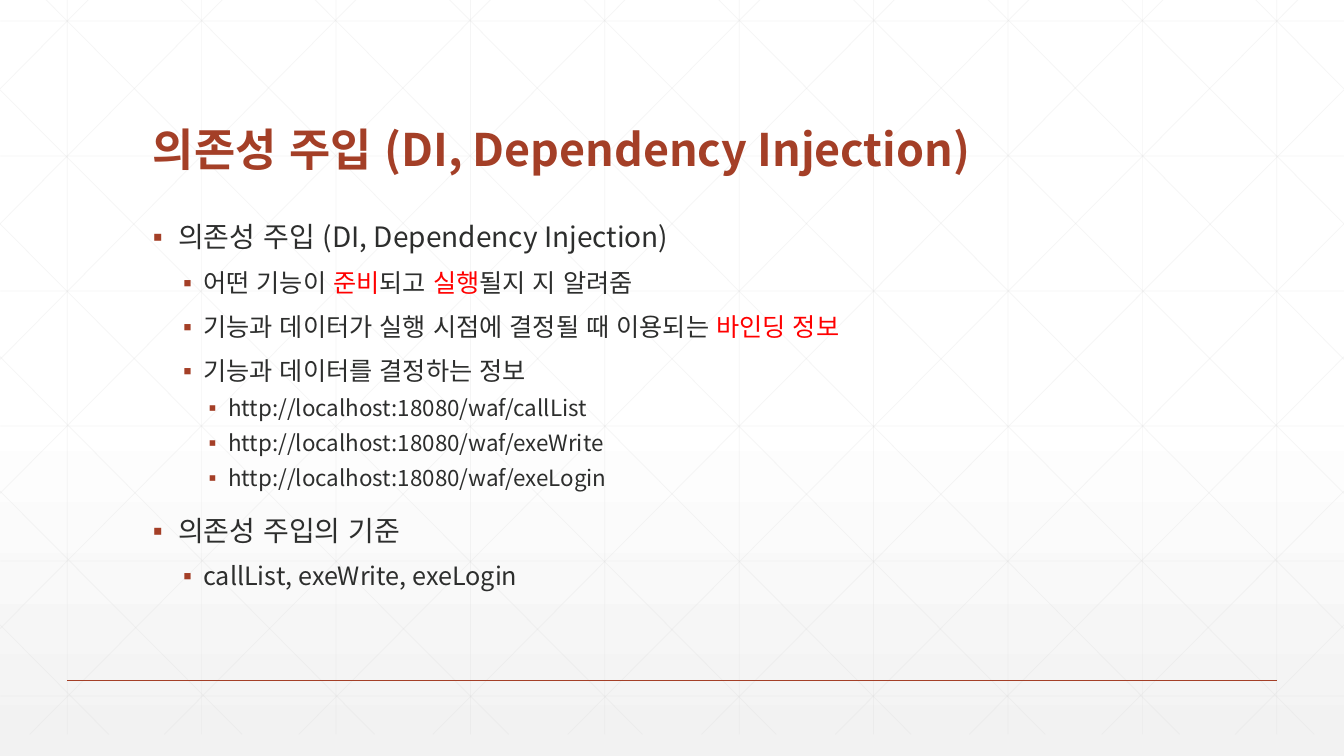
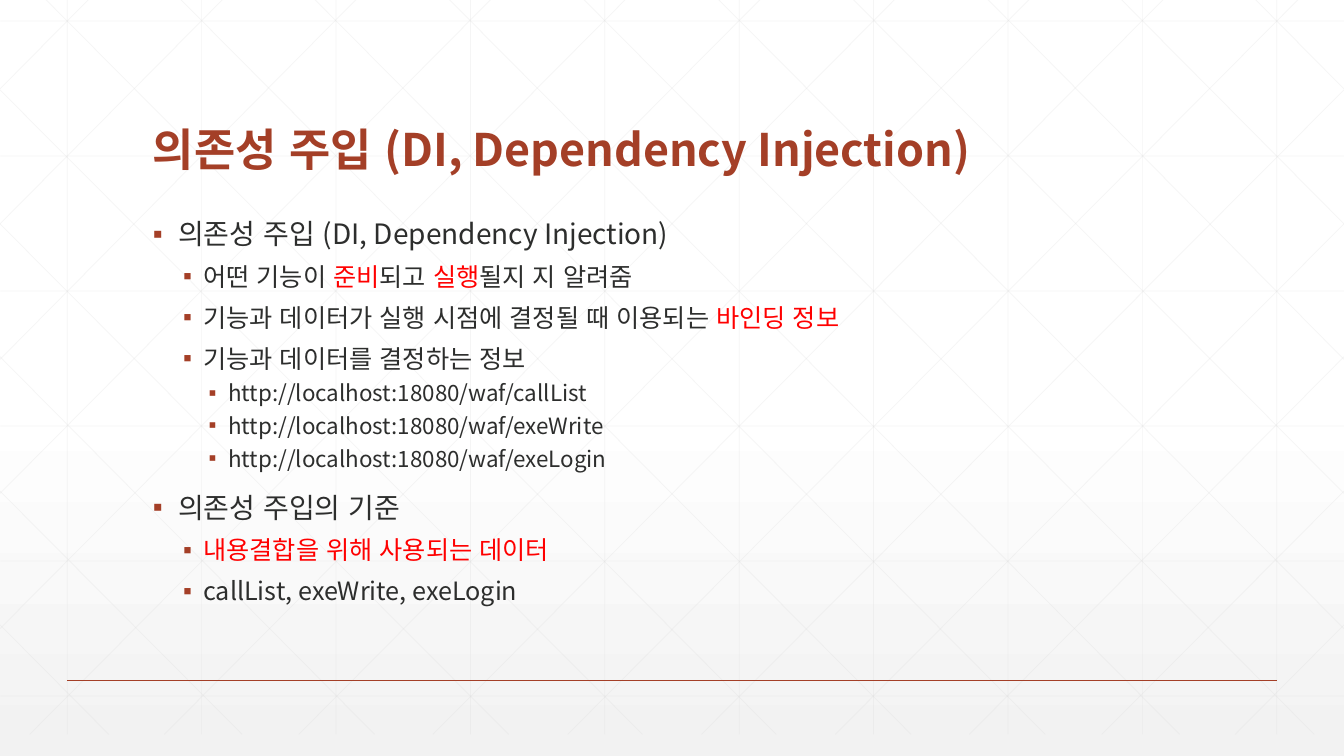
Before and after one commit to zeroshift01/code5, a slide deck: slide 5 of inflearn04/doc/4.서비스 로직을 재사용할 수 있는 IoC 와 DI 를 구현합니다.pptx. Drawn at 1344x756 pixels with LibreOffice and Linux fonts; fonts in the diff are those of the drawing. Boxes give left, top, right and bottom in pixels: in the first picture for what was removed or moved away, otherwise in the second. Text is boxed around its words. In the diff, an @@ line names an element or a change of style, - is before the commit and + after.

```diff
--- a/inflearn04/doc/4.서비스 로직을 재사용할 수 있는 IoC 와 DI 를 구현합니다.pptx
+++ b/inflearn04/doc/4.서비스 로직을 재사용할 수 있는 IoC 와 DI 를 구현합니다.pptx
@@ text at box(178, 221, 839, 606): line spacing 0.9 to 0.8 @@
@@ text at box(203, 538, 549, 561): paragraph added @@
+  ▪ 내용결합을 위해 사용되는 데이터
```
Also in this commit, not shown: 7 other slides changed, 12 other files.
